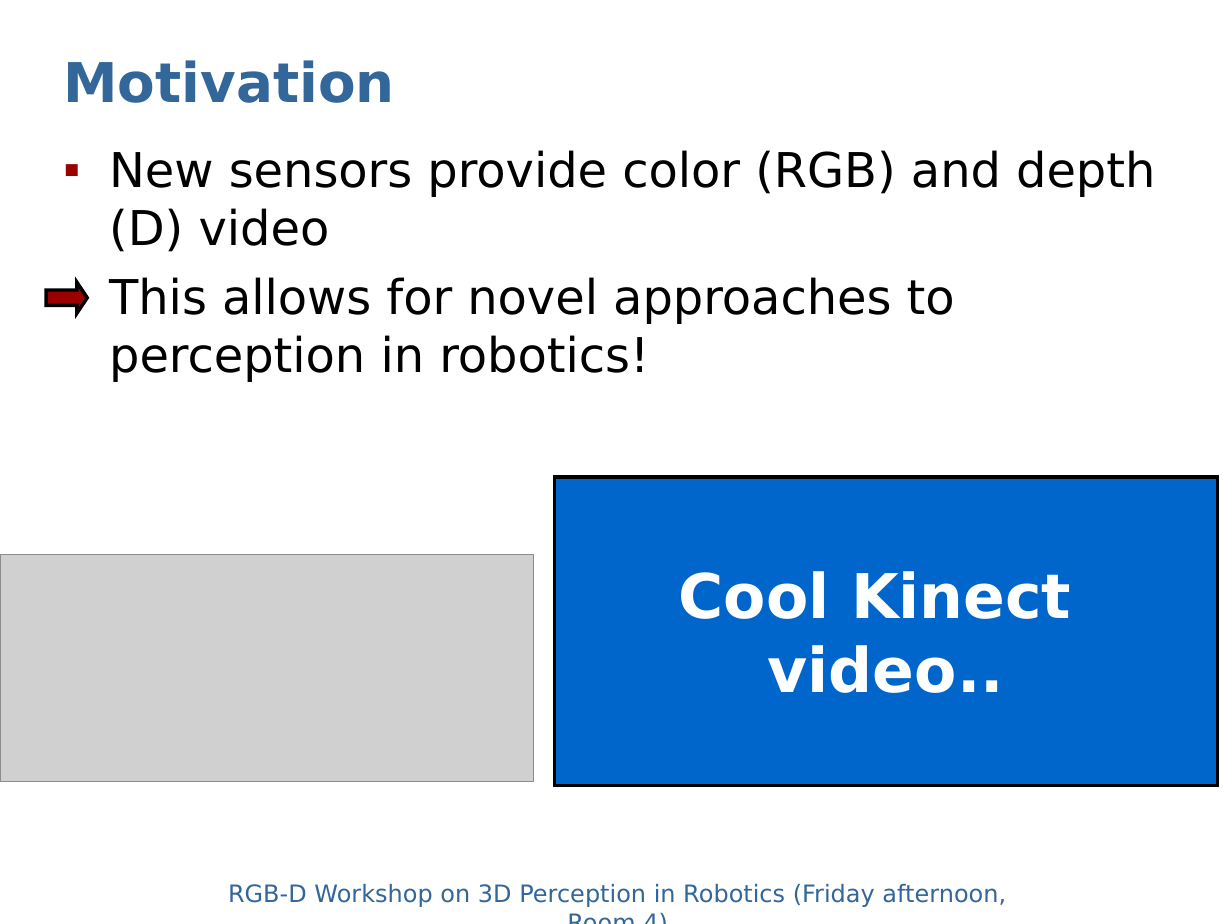
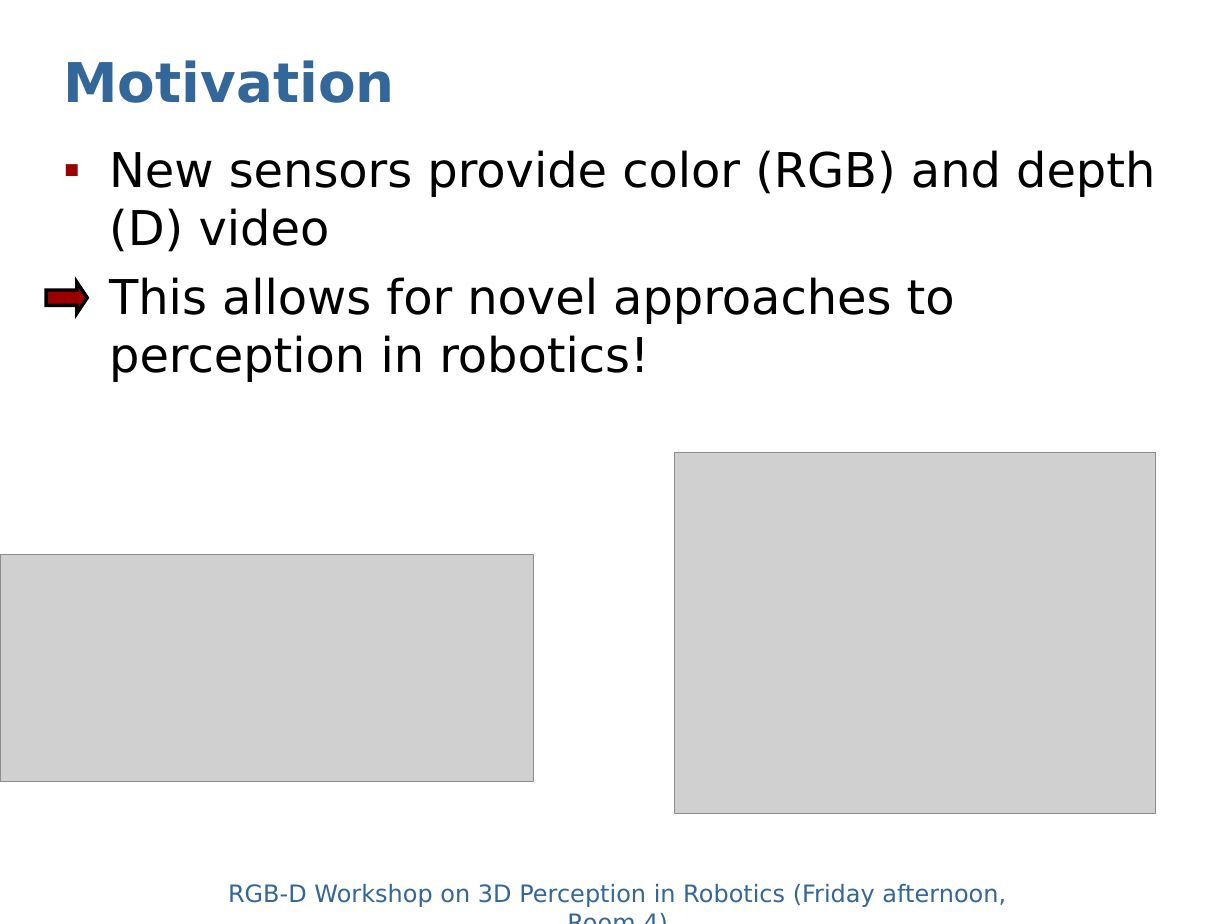
Before and after one commit to dejanpan/rgbd2011, a slide deck: slide 2 of presentations/sturm11rgbd-intro.ppt. Drawn at 1232x924 pixels with LibreOffice and Linux fonts; fonts in the diff are those of the drawing; grey boxes stand for pictures. Boxes give left, top, right and bottom in pixels: in the first picture for what was removed or moved away, otherwise in the second. Text is boxed around its words. In the diff, an @@ line names an element or a change of style, - is before the commit and + after.

```diff
--- a/presentations/sturm11rgbd-intro.ppt
+++ b/presentations/sturm11rgbd-intro.ppt
@@ rectangle removed at (x1=554, y1=477, x2=1217, y2=785) @@
-Cool Kinect
-video..
@@ picture added at (x1=674, y1=452, x2=1156, y2=813) @@
```
Also in this commit, not shown: 1 other slide changed, 1 other file.
